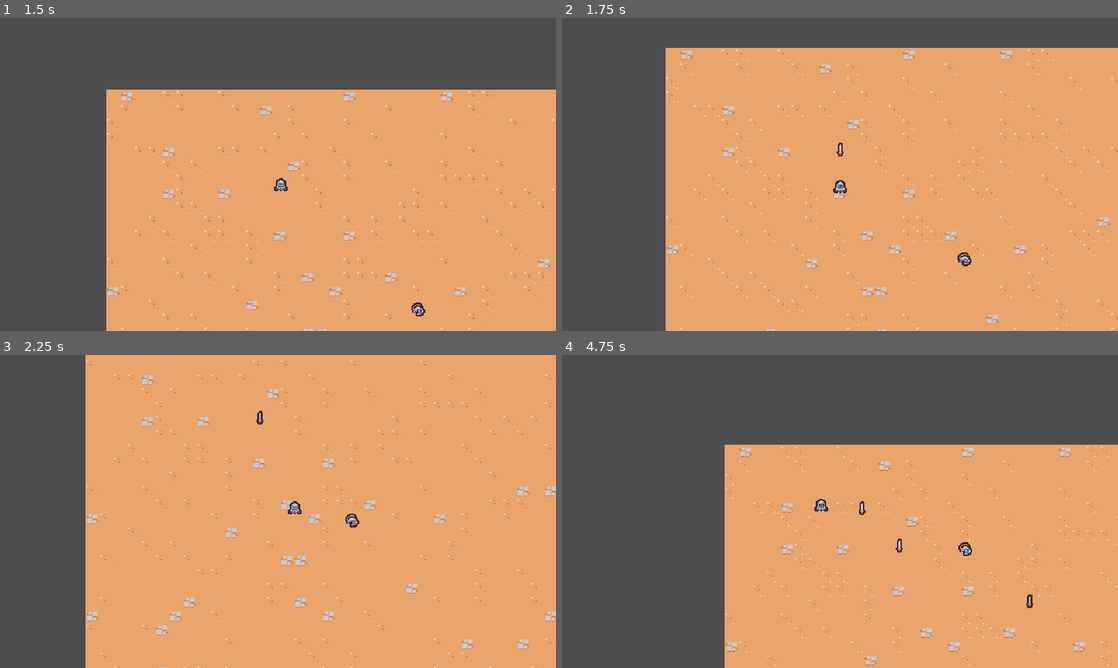
Above: before the commit, frames 1-4 (two rows, left to right).
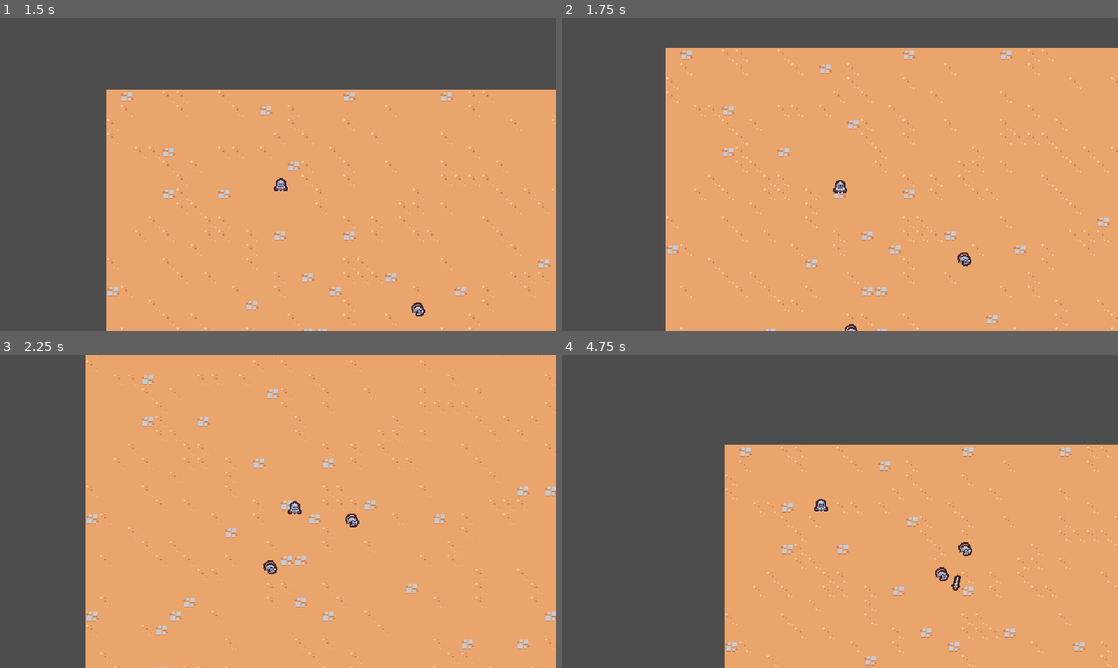
Above: after the commit, the same moments.

Repository: ordoghl/2dsurvivors
Game: Godot game, scene res://scenes/main/main.tscn
Two runs of this game, one before a commit and one after it. Both use one fixed random seed, a clock stepped at 60 frames per second and the inputs below.
Inputs:
- Up to frame 1 (1.5 s): hold D (move_right) 0.53-1.28 s; hold S (move_down) from 1.28 s (still down)
- Up to frame 2 (1.75 s): keep holding S (move_down)
- Up to frame 3 (2.25 s): release S (move_down) at 2.03 s; hold D (move_right) from 2.03 s (still down)
- Up to frame 4 (4.75 s): release D (move_right) at 2.78 s; hold W (move_up) 2.78-3.53 s; hold A (move_left) from 3.53 s (still down)

Frame 1 is identical in both runs. In frame 2, less than 0.1% of the frame differs, in the area x 49-54%, y 39-100%; in frame 3, 0.1%; in frame 4, 0.3%, in the area x 53-85%, y 46-81%.

Commit message:
Spawn sword at closest enemy

Diff:
--- a/scenes/ability/sword_ability/sword_ability.tscn
+++ b/scenes/ability/sword_ability/sword_ability.tscn
@@ -1,8 +1,90 @@
-[gd_scene load_steps=2 format=3 uid="uid://dj8r8pxh4yowp"]
+[gd_scene load_steps=5 format=3 uid="uid://dj8r8pxh4yowp"]
 
 [ext_resource type="Texture2D" uid="uid://c23bwtk7n8ssq" path="res://scenes/ability/sword_ability/sword.png" id="1_a541q"]
 
+[sub_resource type="Animation" id="Animation_o8bd8"]
+resource_name = "swing"
+length = 0.75
+step = 0.05
+tracks/0/type = "value"
+tracks/0/imported = false
+tracks/0/enabled = true
+tracks/0/path = NodePath("Sprite2D:rotation")
+tracks/0/interp = 2
+tracks/0/loop_wrap = true
+tracks/0/keys = {
+"times": PackedFloat32Array(0, 0.2, 0.4, 0.75),
+"transitions": PackedFloat32Array(1, 1, 1, 1.68179),
+"update": 0,
+"values": [0.0, -0.174533, 3.14159, 0.0]
+}
+tracks/1/type = "value"
+tracks/1/imported = false
+tracks/1/enabled = true
+tracks/1/path = NodePath("Sprite2D:scale")
+tracks/1/interp = 1
+tracks/1/loop_wrap = true
+tracks/1/keys = {
+"times": PackedFloat32Array(0, 0.1, 0.2, 0.4, 0.5, 0.75),
+"transitions": PackedFloat32Array(1, 1, 1, 1, 5.46416, 1),
+"update": 0,
+"values": [Vector2(0, 0), Vector2(1.25, 1.25), Vector2(1, 1), Vector2(2, 2), Vector2(1, 1), Vector2(0, 0)]
+}
+tracks/2/type = "method"
+tracks/2/imported = false
+tracks/2/enabled = true
+tracks/2/path = NodePath(".")
+tracks/2/interp = 1
+tracks/2/loop_wrap = true
+tracks/2/keys = {
+"times": PackedFloat32Array(0.75),
+"transitions": PackedFloat32Array(1),
+"values": [{
+"args": [],
+"method": &"queue_free"
+}]
+}
+
+[sub_resource type="Animation" id="Animation_ml5i4"]
+length = 0.001
+tracks/0/type = "value"
+tracks/0/imported = false
+tracks/0/enabled = true
+tracks/0/path = NodePath("Sprite2D:rotation")
+tracks/0/interp = 1
+tracks/0/loop_wrap = true
+tracks/0/keys = {
+"times": PackedFloat32Array(0),
+"transitions": PackedFloat32Array(1),
+"update": 0,
+"values": [0.0]
+}
+tracks/1/type = "value"
+tracks/1/imported = false
+tracks/1/enabled = true
+tracks/1/path = NodePath("Sprite2D:scale")
+tracks/1/interp = 1
+tracks/1/loop_wrap = true
+tracks/1/keys = {
+"times": PackedFloat32Array(0),
+"transitions": PackedFloat32Array(1),
+"update": 0,
+"values": [Vector2(1, 1)]
+}
+
+[sub_resource type="AnimationLibrary" id="AnimationLibrary_ishp3"]
+_data = {
+"RESET": SubResource("Animation_ml5i4"),
+"swing": SubResource("Animation_o8bd8")
+}
+
 [node name="SwordAbility" type="Node2D"]
+
+[node name="AnimationPlayer" type="AnimationPlayer" parent="."]
+libraries = {
+"": SubResource("AnimationLibrary_ishp3")
+}
+autoplay = "swing"
 
 [node name="Sprite2D" type="Sprite2D" parent="."]
 texture = ExtResource("1_a541q")
--- a/scenes/ability/sword_ability_controller/sword_ability_controller.gd
+++ b/scenes/ability/sword_ability_controller/sword_ability_controller.gd
@@ -1,4 +1,6 @@
 extends Node
+
+const MAX_RANGE = 150
 
 @export var sword_ability: PackedScene
 
@@ -15,6 +17,21 @@
 	var player = get_tree().get_first_node_in_group("player") as Node2D
 	if player == null:
 		return
+	var enemies = get_tree().get_nodes_in_group("enemy")
+	enemies = enemies.filter(
+		func(enemy: Node2D):
+			return enemy.global_position.distance_squared_to(player.global_position) < pow(MAX_RANGE, 2)
+	)
+	if enemies.size() == 0:
+		return
+
+	enemies.sort_custom(
+		func(a: Node2D, b: Node2D):
+			var a_distance = a.global_position.distance_squared_to(player.global_position)
+			var b_distance = b.global_position.distance_squared_to(player.global_position)
+			return a_distance < b_distance
+	)
+
 	var sword_instance = sword_ability.instantiate() as Node2D
 	player.get_parent().add_child(sword_instance)
-	sword_instance.global_position = player.global_position
+	sword_instance.global_position = enemies[0].global_position
--- a/scenes/basic_enemy/BasicEnemy.tscn
+++ b/scenes/basic_enemy/BasicEnemy.tscn
@@ -6,7 +6,7 @@
 [sub_resource type="CircleShape2D" id="CircleShape2D_w708s"]
 radius = 5.0
 
-[node name="BasicEnemy" type="CharacterBody2D"]
+[node name="BasicEnemy" type="CharacterBody2D" groups=["enemy"]]
 collision_layer = 0
 script = ExtResource("1_5k3lt")
 
--- a/scenes/main/main.tscn
+++ b/scenes/main/main.tscn
@@ -19,3 +19,6 @@
 
 [node name="BasicEnemy" parent="." instance=ExtResource("4_oni3r")]
 position = Vector2(448, 325)
+
+[node name="BasicEnemy2" parent="." instance=ExtResource("4_oni3r")]
+position = Vector2(250, 453)
